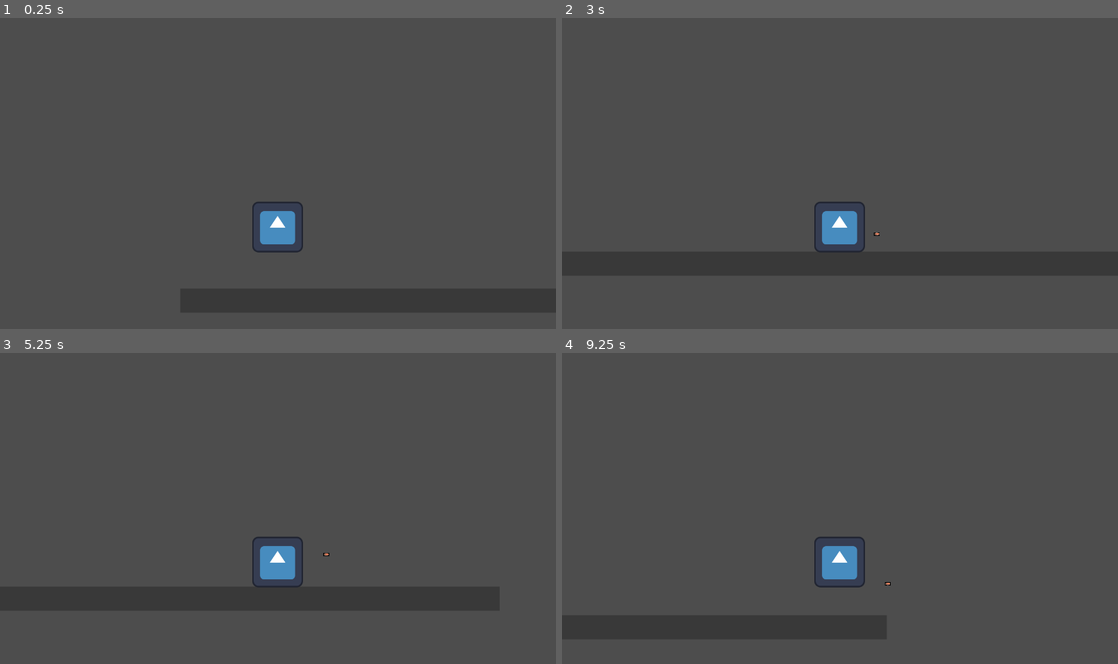
Above: before the commit, frames 1-4 (two rows, left to right).
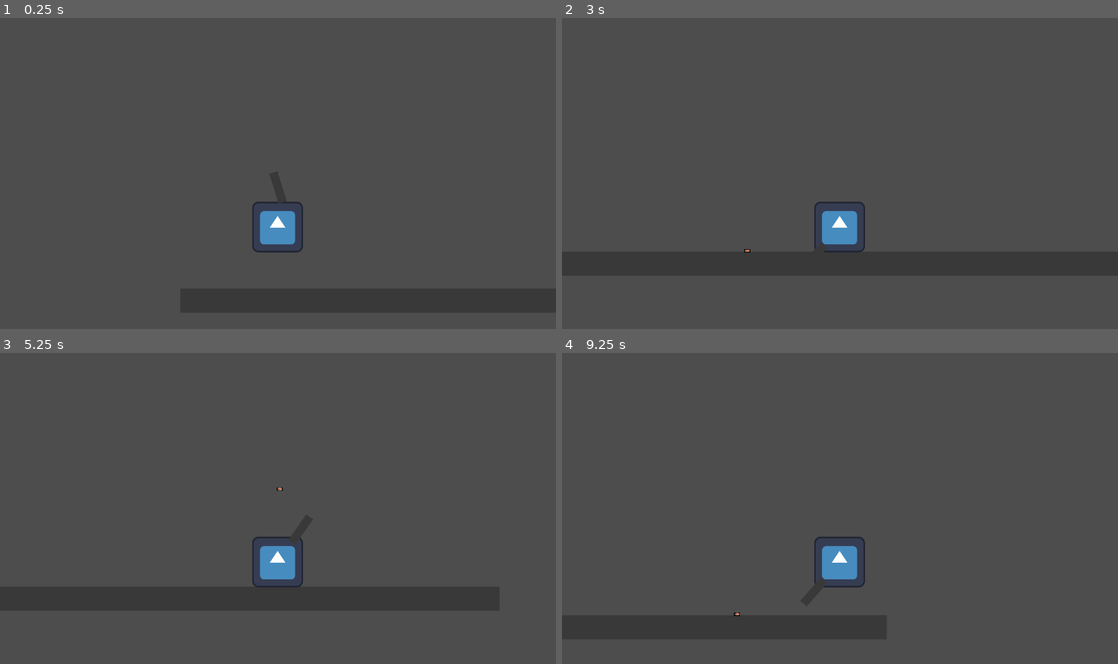
Above: after the commit, the same moments.

Repository: jceja3936/Speedial-Phoenix
Game: Godot game, scene res://scenes/level.tscn
Same seed, same stepped clock (60 frames per second), same inputs: the game is played once before the commit and once after it. The engine's default icon, where the game draws it, is replaced by a stand-in: a white triangle on a blue panel in a dark square.
Inputs (mouse positions are in pixels of both pictures, inside the frame that each line leads up to):
- Up to frame 1 (0.25 s): no input
- Up to frame 2 (3 s): move the mouse to (962, 170) at 0.52 s; hold Right (Right) 0.53-2.03 s; click (962, 170) at 0.6 s; tap Space (jump) at 0.77, 1.52 s; move the mouse to (728, 204) at 1.27 s; click (728, 204) at 1.35 s; move the mouse to (895, 108) at 2.02 s; hold Left (Left) 2.03-2.78 s; click (895, 108) at 2.1 s; move the mouse to (812, 257) at 2.77 s; hold Right (Right) from 2.78 s (still down); click (812, 257) at 2.85 s
- Up to frame 3 (5.25 s): tap Space (jump) at 3.02, 3.77, 4.52 s; move the mouse to (444, 576) at 3.52 s; click (444, 576) at 3.6 s; move the mouse to (111, 468) at 4.27 s; release Right (Right) at 4.28 s; hold Left (Left) 4.28-5.03 s; click (111, 468) at 4.35 s; move the mouse to (305, 520) at 5.02 s; hold Right (Right) from 5.03 s (still down); click (305, 520) at 5.1 s
- Up to frame 4 (9.25 s): move the mouse to (756, 433) at 5.77 s; release Right (Right) at 5.78 s; hold Left (Left) 5.78-7.28 s; click (756, 433) at 5.85 s; tap Space (jump) at 6.02, 6.77, 7.52, 9.02 s; move the mouse to (962, 505) at 6.52 s; click (962, 505) at 6.6 s; tap Enter at 7.25 s; move the mouse to (728, 539) at 7.27 s; hold Right (Right) from 7.28 s (still down); click (728, 539) at 7.35 s; move the mouse to (895, 443) at 8.02 s; click (895, 443) at 8.1 s; move the mouse to (812, 592) at 8.77 s; click (812, 592) at 8.85 s

The runs differ from the first frame. In frame 2, less than 0.1% of the frame differs, in the area x 32-58%, y 68-76%; in frame 3, less than 0.1%; in frame 4, less than 0.1%.

Commit message:
Bullets fixed
also gun orbit

Diff:
--- a/3d1/bullet.gd
+++ b/3d1/bullet.gd
@@ -3,10 +3,11 @@
 var pos:Vector2
 var dir:float
 var rota: float
-var speed = 200
+var speed = 800
 
 
 func _ready() -> void:
+	top_level = true
 	global_position = pos
 	global_rotation = rota
 
--- a/3d1/scenes/bullet.tscn
+++ b/3d1/scenes/bullet.tscn
@@ -3,8 +3,8 @@
 [ext_resource type="Texture2D" uid="uid://cr3u30rrbym7b" path="res://assets/OSIRIS_Mars_true_color.jpg" id="1_v7oki"]
 [ext_resource type="Script" uid="uid://dtqs3nyg0h1fm" path="res://bullet.gd" id="1_y25gk"]
 
-[sub_resource type="CircleShape2D" id="CircleShape2D_mkf8s"]
-radius = 8.0
+[sub_resource type="RectangleShape2D" id="RectangleShape2D_y25gk"]
+size = Vector2(14, 8)
 
 [node name="bullet" type="CharacterBody2D"]
 collision_layer = 2
@@ -17,4 +17,4 @@
 texture = ExtResource("1_v7oki")
 
 [node name="CollisionShape2D" type="CollisionShape2D" parent="."]
-shape = SubResource("CircleShape2D_mkf8s")
+shape = SubResource("RectangleShape2D_y25gk")
--- a/3d1/scenes/gun.gd
+++ b/3d1/scenes/gun.gd
@@ -1 +1,15 @@
 extends Node2D
+
+@export var player : CharacterBody2D
+
+func _physics_process(delta: float) -> void:
+
+	look_at(get_global_mouse_position())
+	var mouse_pos = get_global_mouse_position()
+	var direction = mouse_pos-player.global_position
+	var distance = direction.length()
+	if distance > 100:
+		global_position = player.position + direction.normalized() * 100
+	else :
+		global_position = mouse_pos
+		look_at(direction)
--- /dev/null
+++ b/3d1/scenes/gun.tscn
@@ -0,0 +1,12 @@
+[gd_scene load_steps=3 format=3 uid="uid://c6lxgto7y61i5"]
+
+[ext_resource type="Script" uid="uid://ctpx8e7dkxbrx" path="res://scenes/gun.gd" id="1_og67c"]
+[ext_resource type="Texture2D" uid="uid://cl21634jajktv" path="res://assets/basicSquare.svg" id="1_x77fm"]
+
+[node name="gun" type="Node2D"]
+script = ExtResource("1_og67c")
+
+[node name="Sprite2D" type="Sprite2D" parent="."]
+position = Vector2(0, -1.35525e-20)
+scale = Vector2(1.3125, 0.398148)
+texture = ExtResource("1_x77fm")
--- a/3d1/scenes/player.tscn
+++ b/3d1/scenes/player.tscn
@@ -1,9 +1,10 @@
-[gd_scene load_steps=5 format=3 uid="uid://drhq6gxwrpafr"]
+[gd_scene load_steps=6 format=3 uid="uid://drhq6gxwrpafr"]
 
 [ext_resource type="Texture2D" uid="uid://i8kqk3lu2u5c" path="res://assets/icon.svg" id="1_4flbx"]
 [ext_resource type="Script" uid="uid://baewr3b6a44lq" path="res://player.gd" id="1_g2els"]
 [ext_resource type="AudioStream" uid="uid://c82ldmaikyjxb" path="res://assets/BluePortal.mp3" id="3_qhqgy"]
 [ext_resource type="PackedScene" uid="uid://d0k1a6sp617ph" path="res://scenes/bullet.tscn" id="4_dqkch"]
+[ext_resource type="PackedScene" uid="uid://c6lxgto7y61i5" path="res://scenes/gun.tscn" id="5_qlg0r"]
 
 [node name="Player" type="CharacterBody2D" node_paths=PackedStringArray("jumpSFX", "gun")]
 script = ExtResource("1_g2els")
@@ -26,5 +27,6 @@
 
 [node name="bullets" type="Node2D" parent="."]
 
-[node name="gun" type="Node2D" parent="."]
-position = Vector2(108, 0)
+[node name="gun" parent="." node_paths=PackedStringArray("player") instance=ExtResource("5_qlg0r")]
+position = Vector2(120, 1)
+player = NodePath("..")
Not shown, changed: 3d1/scenes/gun.gd.uid
